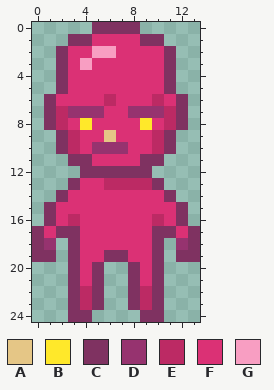
Edited in one commit: pixel-art sprite (sombi1.png). Above, as it was before the edit.
The file is 14x25 pixels.
Palette (. is transparent): A #e5c686  B #ffe82a  C #7f3261  D #96336f  E #bc2a64  F #db3175  G #f89ec2
After:
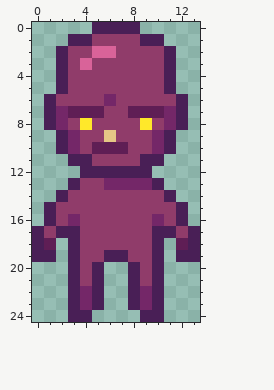
Changes in this commit:
@@ palette @@
-C #7f3261
+C #491f56
-D #96336f
+D #5f1e55
-E #bc2a64
+E #742768
-F #db3175
+F #903c6a
-G #f89ec2
+G #d96399
@@ x 8..12 @@
  5 FFFC.
- 6 FFEFC
+ 6 FFFFC
  7 DDDEC
